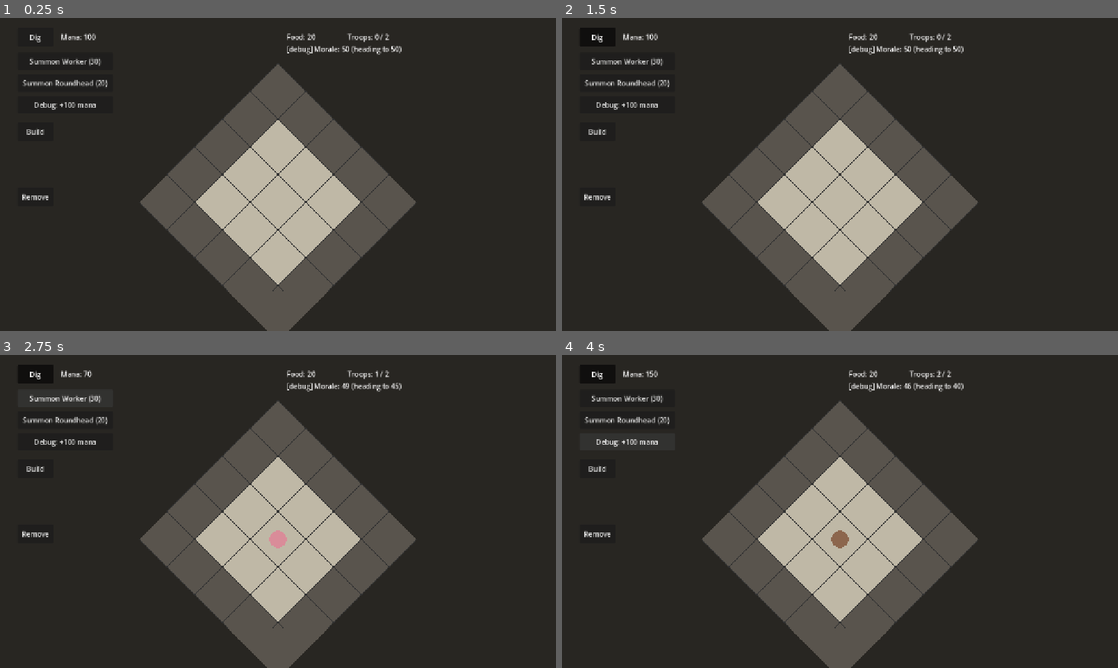
Above: before the commit, frames 1-4 (two rows, left to right).
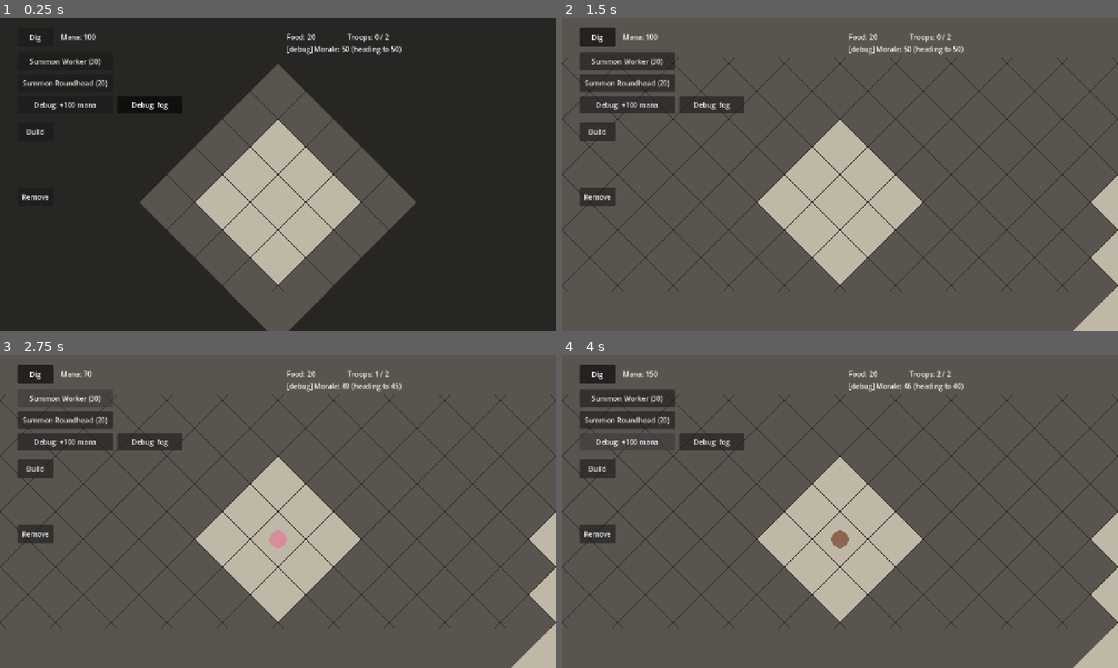
Above: after the commit, the same moments.

Repository: SirSizzle24/mazelord
Game: Godot game, scene res://Scenes/main.tscn
Same seed, same stepped clock (60 frames per second), same inputs: the game is played once before the commit and once after it.
Inputs (mouse positions are in pixels of both pictures, inside the frame that each line leads up to):
- Up to frame 1 (0.25 s): no input
- Up to frame 2 (1.5 s): click (712, 105) at 0.5 s, where only the run after the commit has a clickable "Debug: fog"; click "Dig" at 1.25 s
- Up to frame 3 (2.75 s): click "Summon Worker (30)" at 2 s
- Up to frame 4 (4 s): click "Summon Roundhead (20)" at 2.75 s; click "Debug: +100 mana" at 3.5 s

The runs differ from the first frame. In frame 1, less than 0.1% of the frame differs, in the area x 23-31%, y 26-30%; in frame 2, 71%; in frame 3, 71%, in the area x 0-100%, y 0-100%; in frame 4, 71%.

Commit message:
Cave generation, fog fixes and zoom, closest-worker job dispatcher

Diff:
--- a/Scenes/main.tscn
+++ b/Scenes/main.tscn
@@ -10,6 +10,7 @@
 [ext_resource type="Script" path="res://scripts/build_controller.gd" id="8_build"]
 [ext_resource type="Script" path="res://scripts/rooms.gd" id="9_rooms"]
 [ext_resource type="Script" path="res://scripts/fog.gd" id="10_fog"]
+[ext_resource type="Script" path="res://scripts/job_dispatcher.gd" id="11_jobs"]
 
 [node name="Main" type="Node2D" unique_id=1161609498]
 
@@ -21,12 +22,17 @@
 grid = NodePath("../Grid")
 rooms = NodePath("../Rooms")
 
-[node name="Dungeon" type="Node" parent="." node_paths=PackedStringArray("grid", "units_parent", "rooms")]
+[node name="Dungeon" type="Node" parent="." node_paths=PackedStringArray("grid", "units_parent", "rooms", "dispatcher")]
 script = ExtResource("5_dungeon")
 grid = NodePath("../Grid")
 unit_scene = ExtResource("6_unitscene")
 units_parent = NodePath("..")
 rooms = NodePath("../Rooms")
+dispatcher = NodePath("../JobDispatcher")
+
+[node name="JobDispatcher" type="Node" parent="." node_paths=PackedStringArray("grid")]
+script = ExtResource("11_jobs")
+grid = NodePath("../Grid")
 
 [node name="Rooms" type="Node" parent="." node_paths=PackedStringArray("grid", "dungeon", "camera", "room_label")]
 script = ExtResource("9_rooms")
@@ -35,11 +41,12 @@
 camera = NodePath("../Camera")
 room_label = NodePath("../UI/RoomLabel")
 
-[node name="UnitController" type="Node2D" parent="." node_paths=PackedStringArray("grid", "dig_controller", "build_controller")]
+[node name="UnitController" type="Node2D" parent="." node_paths=PackedStringArray("grid", "dig_controller", "build_controller", "fog")]
 script = ExtResource("4_unitctrl")
 grid = NodePath("../Grid")
 dig_controller = NodePath("../DigController")
 build_controller = NodePath("../BuildController")
+fog = NodePath("../Fog")
 
 [node name="BuildController" type="Node2D" parent="." node_paths=PackedStringArray("grid", "dungeon", "build_button", "dig_button", "item_bar", "remove_button", "rotate_button", "place_button")]
 script = ExtResource("8_build")
@@ -63,9 +70,10 @@
 script = ExtResource("2_bo1nx")
 grid = NodePath("../Grid")
 
-[node name="UI" type="CanvasLayer" parent="." unique_id=100359164 node_paths=PackedStringArray("dungeon")]
+[node name="UI" type="CanvasLayer" parent="." unique_id=100359164 node_paths=PackedStringArray("dungeon", "fog")]
 script = ExtResource("7_hud")
 dungeon = NodePath("../Dungeon")
+fog = NodePath("../Fog")
 
 [node name="DigButton" type="Button" parent="UI" unique_id=996881546]
 offset_left = 40.0
@@ -175,3 +183,12 @@
 offset_right = 123.0
 offset_bottom = 383.0
 text = "Place"
+
+[node name="DebugFogButton" type="Button" parent="UI"]
+offset_left = 270.0
+offset_top = 180.0
+offset_right = 420.0
+offset_bottom = 220.0
+toggle_mode = true
+button_pressed = true
+text = "Debug: fog"
--- a/scripts/camera.gd
+++ b/scripts/camera.gd
@@ -2,7 +2,7 @@
 ## One finger pans (when pan is enabled); two fingers pinch to zoom.
 ## On the laptop, the mouse drags to pan and the wheel zooms.
 
-const MIN_ZOOM := 0.5
+const MIN_ZOOM := 0.15  # zoomed out far enough to fit the whole 60 x 60 map across the screen
 const MAX_ZOOM := 2.0
 const WHEEL_STEP := 1.1
 
--- a/scripts/dungeon.gd
+++ b/scripts/dungeon.gd
@@ -35,7 +35,7 @@
 	"rotting_chamber": {"name": "Rotting chamber", "needs": ["rot_pit", "mister"]},
 }
 
-const SUMMON_TILE := Vector2i(30, 30)  # the summoning spot in the starting room
+const SUMMON_TILE := Vector2i(30, 30)  # the summoning spot in the starting room (the grid's START_CENTER)
 
 const FREE_TROOPS := 2  # troops you can have before beds are needed
 const FARM_INTERVAL := 10.0  # seconds between harvests
@@ -59,6 +59,7 @@
 @export var unit_scene: PackedScene   # the unit "blueprint" to copy when summoning
 @export var units_parent: Node2D      # where new units are placed in the scene tree
 @export var rooms: Node              # tells us which beds and crop beds are in working rooms
+@export var dispatcher: Node         # hands out work; every new troop gets a link to it
 
 var mana := 100
 var food := 20
@@ -159,6 +160,7 @@
 	var unit: Node2D = unit_scene.instantiate()
 	unit.grid = grid
 	unit.start_tile = SUMMON_TILE
+	unit.dispatcher = dispatcher
 	unit.setup(type_id, troop_type)
 	units_parent.add_child(unit)  # the unit's _ready runs here
 	return true
--- a/scripts/fog.gd
+++ b/scripts/fog.gd
@@ -14,19 +14,17 @@
 var memory: Dictionary = {}  # tile -> its color when last seen
 var visible_tiles: Dictionary = {}  # tiles in sight right now (used as a set)
 var timer := 0.0
+var fog_enabled := true  # debug: switch the fog off to see the whole map
 
 
 func _ready() -> void:
 	grid.marks_changed.connect(queue_redraw)  # marks show through the fog, so redraw when they change
-	# The starting room, and the rock around it, start out known.
-	for x in grid.GRID_WIDTH:
-		for y in grid.GRID_HEIGHT:
-			var tile := Vector2i(x, y)
-			if grid.is_floor(tile):
-				# The tile and all eight around it, corners included.
-				for dx in range(-1, 2):
-					for dy in range(-1, 2):
-						_remember(tile + Vector2i(dx, dy))
+	# Only the starting room, and the rock around it, start out known. (Not every floor tile:
+	# the caves are floor too, and remembering them would reveal the whole labyrinth.)
+	for tile in grid.starting_room:
+		for dx in range(-1, 2):
+			for dy in range(-1, 2):
+				_remember(tile + Vector2i(dx, dy))
 	queue_redraw()
 
 
@@ -63,7 +61,13 @@
 
 ## True if the player has ever seen this tile, or sees it now.
 func is_known(tile: Vector2i) -> bool:
-	return memory.has(tile) or visible_tiles.has(tile)
+	return not fog_enabled or memory.has(tile) or visible_tiles.has(tile)
+
+
+## Debug: hides or shows the fog. With it off, every tile counts as known.
+func set_fog_enabled(enabled: bool) -> void:
+	fog_enabled = enabled
+	visible = enabled
 
 
 ## Adds tiles and the ring of tiles around them, so a lit room's walls show too.
--- a/scripts/grid.gd
+++ b/scripts/grid.gd
@@ -17,6 +17,14 @@
 const FLOOR_COLOR := Color(0.75, 0.72, 0.65)
 const LINE_COLOR := Color(0.2, 0.2, 0.2)
 const MARKED_COLOR := Color(0.55, 0.38, 0.25)  # rock marked for digging
+
+# Cave generation. The map is new every game; each run prints its seed so a map can be replayed.
+const FIXED_SEED := 0  # set to a printed seed to get that exact map again (0 = new map every run)
+const CAVE_FILL := 0.45  # share of tiles that start open before smoothing
+const CAVE_SMOOTHING := 5  # smoothing passes; more passes make smoother, larger caves
+const MIN_POCKET := 6  # caves smaller than this many tiles are filled in as rock
+const START_CENTER := Vector2i(30, 30)
+const SAFE_RADIUS := 7  # solid rock kept around the start, so the first passage takes some digging
 
 const BUILD_TIME := 2.0  # seconds of work to build a furnishing
 const SOLID_AT := 0.5  # fraction built at which a blocking furnishing starts blocking movement
@@ -44,12 +52,81 @@
 		tiles.append(column)
 
 	add_child(nav_region)
+	_generate_caves()
 
 	# A small pre-dug starting room in the middle of the map, as the onboarding design calls for.
-	for x in range(29, 32):
-		for y in range(29, 32):
+	for x in range(START_CENTER.x - 1, START_CENTER.x + 2):
+		for y in range(START_CENTER.y - 1, START_CENTER.y + 2):
 			dig(Vector2i(x, y))
 			starting_room.append(Vector2i(x, y))
+
+
+## Carves natural caves into the rock with cellular automata: random noise, smoothed until it clumps
+## into cave shapes. The biggest connected cave becomes the main labyrinth; smaller ones are pockets.
+func _generate_caves() -> void:
+	var rng := RandomNumberGenerator.new()
+	if FIXED_SEED != 0:
+		rng.seed = FIXED_SEED
+	else:
+		rng.randomize()
+	print("Map seed: ", rng.seed, "  (set FIXED_SEED to this to replay this map)")
+
+	# 1. Random fill. The outer edge always stays rock.
+	for x in GRID_WIDTH:
+		for y in GRID_HEIGHT:
+			var edge := x == 0 or y == 0 or x == GRID_WIDTH - 1 or y == GRID_HEIGHT - 1
+			tiles[x][y] = Tile.ROCK if edge or rng.randf() >= CAVE_FILL else Tile.FLOOR
+
+	# 2. Smoothing: a tile mostly surrounded by rock becomes rock; mostly surrounded by open, opens.
+	for pass_number in CAVE_SMOOTHING:
+		var next: Array = tiles.duplicate(true)  # read the old grid while writing the new one
+		for x in range(1, GRID_WIDTH - 1):
+			for y in range(1, GRID_HEIGHT - 1):
+				var rock_around := 0
+				for dx in range(-1, 2):
+					for dy in range(-1, 2):
+						if (dx != 0 or dy != 0) and tiles[x + dx][y + dy] == Tile.ROCK:
+							rock_around += 1
+				if rock_around >= 5:
+					next[x][y] = Tile.ROCK
+				elif rock_around <= 3:
+					next[x][y] = Tile.FLOOR
+		tiles = next
+
+	# 3. Solid rock around the start.
+	for x in GRID_WIDTH:
+		for y in GRID_HEIGHT:
+			if Vector2i(x, y).distance_to(START_CENTER) <= SAFE_RADIUS:
+				tiles[x][y] = Tile.ROCK
+
+	# 4. Fill in caves too small to matter.
+	var seen: Dictionary = {}
+	for x in GRID_WIDTH:
+		for y in GRID_HEIGHT:
+			var start := Vector2i(x, y)
+			if seen.has(start) or tiles[x][y] != Tile.FLOOR:
+				continue
+			var cave := _connected_floor(start, seen)
+			if cave.size() < MIN_POCKET:
+				for tile in cave:
+					tiles[tile.x][tile.y] = Tile.ROCK
+	nav_dirty = true
+
+
+## All floor tiles joined to start through shared sides (a flood fill, as rooms.gd uses).
+func _connected_floor(start: Vector2i, seen: Dictionary) -> Array[Vector2i]:
+	var cave: Array[Vector2i] = []
+	var to_visit: Array[Vector2i] = [start]
+	seen[start] = true
+	while not to_visit.is_empty():
+		var tile: Vector2i = to_visit.pop_back()
+		cave.append(tile)
+		for offset in NEIGHBORS:
+			var next: Vector2i = tile + offset
+			if is_in_bounds(next) and not seen.has(next) and tiles[next.x][next.y] == Tile.FLOOR:
+				seen[next] = true
+				to_visit.append(next)
+	return cave
 
 
 func _process(_delta: float) -> void:
@@ -227,27 +304,19 @@
 	return spots
 
 
-## The nearest job nobody has claimed: dig a reachable marked tile, or build a blueprint.
-## Returns {"kind", "tile", "furnishing"}, or an empty dictionary if there's no work.
-## For a build job, "tile" is the furnishing's origin, which identifies it.
-## Jobs whose tile is in skip are ignored (a worker passes the ones it couldn't reach).
-func nearest_job(from: Vector2, skip: Dictionary = {}) -> Dictionary:
-	var best := {}
-	var best_distance := INF
+## Every job nobody has claimed yet: digging marked rock a worker can reach, and building blueprints.
+## Each is {"kind", "tile", "furnishing", "position"}. For a build job, "tile" is the furnishing's
+## origin, which identifies it; "position" is where the job is, for measuring distance.
+func open_jobs() -> Array:
+	var jobs: Array = []
 	for tile in marked:
-		if has_floor_neighbor(tile) and not claimed.has(tile) and not skip.has(tile):
-			var distance := from.distance_to(tile_to_screen(tile))
-			if distance < best_distance:
-				best = {"kind": "dig", "tile": tile, "furnishing": {}}
-				best_distance = distance
+		if has_floor_neighbor(tile) and not claimed.has(tile):
+			jobs.append({"kind": "dig", "tile": tile, "furnishing": {}, "position": tile_to_screen(tile)})
 	for furnishing in furnishings:
-		var origin: Vector2i = furnishing["origin"]
-		if not furnishing["built"] and not claimed.has(origin) and not skip.has(origin):
-			var distance := from.distance_to(footprint_center(furnishing))
-			if distance < best_distance:
-				best = {"kind": "build", "tile": furnishing["origin"], "furnishing": furnishing}
-				best_distance = distance
-	return best
+		if not furnishing["built"] and not claimed.has(furnishing["origin"]):
+			jobs.append({"kind": "build", "tile": furnishing["origin"], "furnishing": furnishing,
+				"position": footprint_center(furnishing)})
+	return jobs
 
 
 ## Turns a rock tile into floor. Does nothing for floor or out-of-bounds tiles.
--- a/scripts/hud.gd
+++ b/scripts/hud.gd
@@ -6,6 +6,7 @@
 const SHOW_DEBUG_STATS := true
 
 @export var dungeon: Node
+@export var fog: Node2D
 
 @onready var mana_label: Label = $ManaLabel
 @onready var food_label: Label = $FoodLabel
@@ -24,6 +25,7 @@
 	$SummonWorkerButton.pressed.connect(func(): dungeon.summon("worker"))
 	$SummonRoundheadButton.pressed.connect(func(): dungeon.summon("roundhead"))
 	$DebugManaButton.pressed.connect(func(): dungeon.add_mana(100))
+	$DebugFogButton.toggled.connect(fog.set_fog_enabled)  # pressed = fog on
 
 
 func _process(_delta: float) -> void:
--- /dev/null
+++ b/scripts/job_dispatcher.gd
@@ -0,0 +1,56 @@
+extends Node
+## Hands out work. Workers don't look for jobs themselves; when they're free, they say so, and the
+## dispatcher matches idle workers with open jobs, closest pair first, so each job goes to the
+## nearest free worker rather than whichever worker happened to look first.
+
+const INTERVAL := 0.5  # seconds between regular checks; a free worker can also ask for one right away
+
+@export var grid: Node2D
+
+var timer := 0.0
+var requested := false  # a worker became free; dispatch on the next frame
+
+
+## Workers call this when they become free, and the controller when the player asks for work.
+func request() -> void:
+	requested = true
+
+
+func _process(delta: float) -> void:
+	timer += delta
+	if not requested and timer < INTERVAL:
+		return
+	timer = 0.0
+	requested = false
+	_dispatch()
+
+
+func _dispatch() -> void:
+	var idle: Array = []
+	for unit in get_tree().get_nodes_in_group("units"):
+		if unit.is_idle_worker():
+			idle.append(unit)
+	if idle.is_empty():
+		return
+	var jobs: Array = grid.open_jobs()
+
+	# Greedy matching: find the closest idle worker and open job anywhere, pair them, and repeat.
+	while not idle.is_empty() and not jobs.is_empty():
+		var best_worker: Node2D = null
+		var best_job: Dictionary = {}
+		var best_distance := INF
+		for worker in idle:
+			for job in jobs:
+				if worker.has_failed_to_reach(job):
+					continue
+				var distance: float = worker.position.distance_to(job["position"])
+				if distance < best_distance:
+					best_worker = worker
+					best_job = job
+					best_distance = distance
+		if best_worker == null:
+			return  # every remaining pair is unreachable
+		if best_worker.assign(best_job):
+			idle.erase(best_worker)
+			jobs.erase(best_job)
+		# If it failed, the worker now remembers that job as unreachable and the loop tries again.
--- a/scripts/unit.gd
+++ b/scripts/unit.gd
@@ -1,14 +1,15 @@
 extends Node2D
 ## A troop: a colored circle that walks freely along a navigation path.
-## Workers can be set working: they dig marked rock and build blueprints, nearest job first.
+## Workers dig marked rock and build blueprints. The job dispatcher hands out the work; a worker
+## tells it when it's free.
 
 const SPEED := 200.0  # pixels per second
 const RADIUS := 20.0
 const DIG_TIME := 1.5  # seconds to dig one tile (build time lives on the grid)
-const IDLE_CHECK := 0.5  # seconds between an idle worker's looks for work
 
 @export var grid: Node2D
 @export var start_tile := Vector2i(30, 30)
+var dispatcher: Node  # set by the dungeon when summoning
 
 var type_id := ""  # which troop type this is, e.g. "worker"
 var color := Color(0.6, 0.6, 0.6)
@@ -17,10 +18,8 @@
 var path: PackedVector2Array = []  # points still to walk to, in straight lines
 var selected := false
 
-var is_working := false  # true while assigned to work: keeps taking the nearest job
 var job: Dictionary = {}  # the current job ({"kind", "tile", "furnishing"}), or empty for none
 var job_progress := 0.0  # seconds spent digging the current tile (build progress lives on the furnishing)
-var idle_time := 0.0  # seconds since an idle worker last looked for work
 var unreachable: Dictionary = {}  # job tiles this worker couldn't reach; skipped until the map changes
 var unreachable_version := -1  # the grid's nav_version when unreachable was last cleared
 
@@ -67,6 +66,33 @@
 	queue_redraw()
 
 
+## True if this is a worker with nothing to do: no job and nowhere to walk.
+## The dispatcher only gives work to idle workers, so a troop sent somewhere finishes the trip first.
+func is_idle_worker() -> bool:
+	return can_dig and job.is_empty() and path.is_empty()
+
+
+## True if this worker tried and failed to reach that job since the walkable shape last changed.
+func has_failed_to_reach(some_job: Dictionary) -> bool:
+	_refresh_unreachable()
+	return unreachable.has(some_job["tile"])
+
+
+## The dispatcher's way of giving this worker a job. Returns false, and remembers the job as
+## unreachable, if there's no way to it.
+func assign(new_job: Dictionary) -> bool:
+	if _take_job(new_job):
+		return true
+	unreachable[new_job["tile"]] = true
+	return false
+
+
+func _refresh_unreachable() -> void:
+	if unreachable_version != grid.nav_version:
+		unreachable.clear()  # the walkable shape changed, so old failures may be reachable now
+		unreachable_version = grid.nav_version
+
+
 ## Walks to the center of a floor tile. Cancels any work.
 func move_to(target_tile: Vector2i) -> void:
 	_stop_working()
@@ -74,13 +100,12 @@
 		_walk_to(grid.tile_to_screen(target_tile))
 
 
-## Sets a worker working, starting with the job at the tapped tile if it's free; otherwise the nearest job.
-## Idle workers also start working on their own; see _process.
+## The player's direct order: work on the job at the tapped tile if it's free; otherwise go back to
+## the dispatcher for whatever's closest.
 func start_working(tapped: Vector2i) -> void:
 	if not can_dig:
 		return  # only workers dig and build
 	_stop_working()
-	is_working = true
 	var first := {}
 	var blueprint: Dictionary = grid.blueprint_at(tapped)
 	if not blueprint.is_empty() and not grid.claimed.has(blueprint["origin"]):
@@ -88,28 +113,11 @@
 	elif grid.is_marked(tapped) and grid.has_floor_neighbor(tapped) and not grid.claimed.has(tapped):
 		first = {"kind": "dig", "tile": tapped, "furnishing": {}}
 	if first.is_empty() or not _take_job(first):
-		_take_next_job()
-
-
-## Takes the nearest job this worker can actually reach, skipping ones it already failed to reach.
-## Stops working if there are none.
-func _take_next_job() -> void:
-	if unreachable_version != grid.nav_version:
-		unreachable.clear()  # the walkable shape changed, so old failures may be reachable now
-		unreachable_version = grid.nav_version
-	while true:
-		var next_job: Dictionary = grid.nearest_job(position, unreachable)
-		if next_job.is_empty():
-			_stop_working()  # nothing left that this worker can reach
-			return
-		if _take_job(next_job):
-			return
-		unreachable[next_job["tile"]] = true  # try the next nearest instead
+		dispatcher.request()
 
 
 ## Claims a job and walks to the nearest side of it. Returns false, claiming nothing, if it can't be reached.
 func _take_job(new_job: Dictionary) -> bool:
-	is_working = true
 	job = new_job
 	job_progress = 0.0
 	grid.claimed[job["tile"]] = self
@@ -121,10 +129,9 @@
 	return true
 
 
-## Lets go of the current job, so another worker can take it, and stops working.
+## Lets go of the current job, so another worker can take it.
 func _stop_working() -> void:
 	_release_job()
-	is_working = false
 	queue_redraw()
 
 
@@ -183,26 +190,19 @@
 		_release_job()
 		path = PackedVector2Array()  # stop walking to it
 		queue_redraw()
-		if is_working:
-			_take_next_job()
+		dispatcher.request()  # free again
 		return
 
 	if not path.is_empty():
 		position = position.move_toward(path[0], SPEED * delta)
 		if position == path[0]:  # reached this point; head for the next
 			path.remove_at(0)
-			if path.is_empty() and is_working and job.is_empty():
-				_take_next_job()  # stepped into a dug tile; find the next job
+			if path.is_empty() and job.is_empty() and can_dig:
+				dispatcher.request()  # arrived with nothing to do (after digging in, or a move order)
 		return
 
 	if job.is_empty():
-		# Idle: a worker looks for work every IDLE_CHECK seconds.
-		if can_dig:
-			idle_time += delta
-			if idle_time >= IDLE_CHECK:
-				idle_time = 0.0
-				_take_next_job()
-		return
+		return  # idle; the dispatcher will hand out work
 
 	queue_redraw()  # update the progress ring
 	var finished := false
@@ -222,5 +222,4 @@
 		# Tunnel in: step straight into the freshly dug tile, then look for the next job on arrival.
 		path = PackedVector2Array([grid.tile_to_screen(done["tile"])])
 	else:
-		if is_working:
-			_take_next_job()
+		dispatcher.request()  # built it; free for the next job
--- a/scripts/unit_controller.gd
+++ b/scripts/unit_controller.gd
@@ -8,6 +8,7 @@
 @export var grid: Node2D
 @export var dig_controller: Node2D
 @export var build_controller: Node2D
+@export var fog: Node2D
 
 var selected: Node2D = null  # the selected unit, or null for none
 var taps := TapDetector.new()
@@ -34,8 +35,9 @@
 	var tapped: Vector2i = grid.screen_to_tile(grid.to_local(world_position))
 	if grid.is_marked(tapped) or not grid.blueprint_at(tapped).is_empty():
 		selected.start_working(tapped)  # ignored by units that can't work
-	else:
+	elif fog.is_known(tapped):
 		selected.move_to(tapped)  # does nothing if there's no path
+	# Taps on unknown tiles do nothing: walking there would give away whether it's open.
 
 
 ## The unit under a world position, or null if there isn't one.
